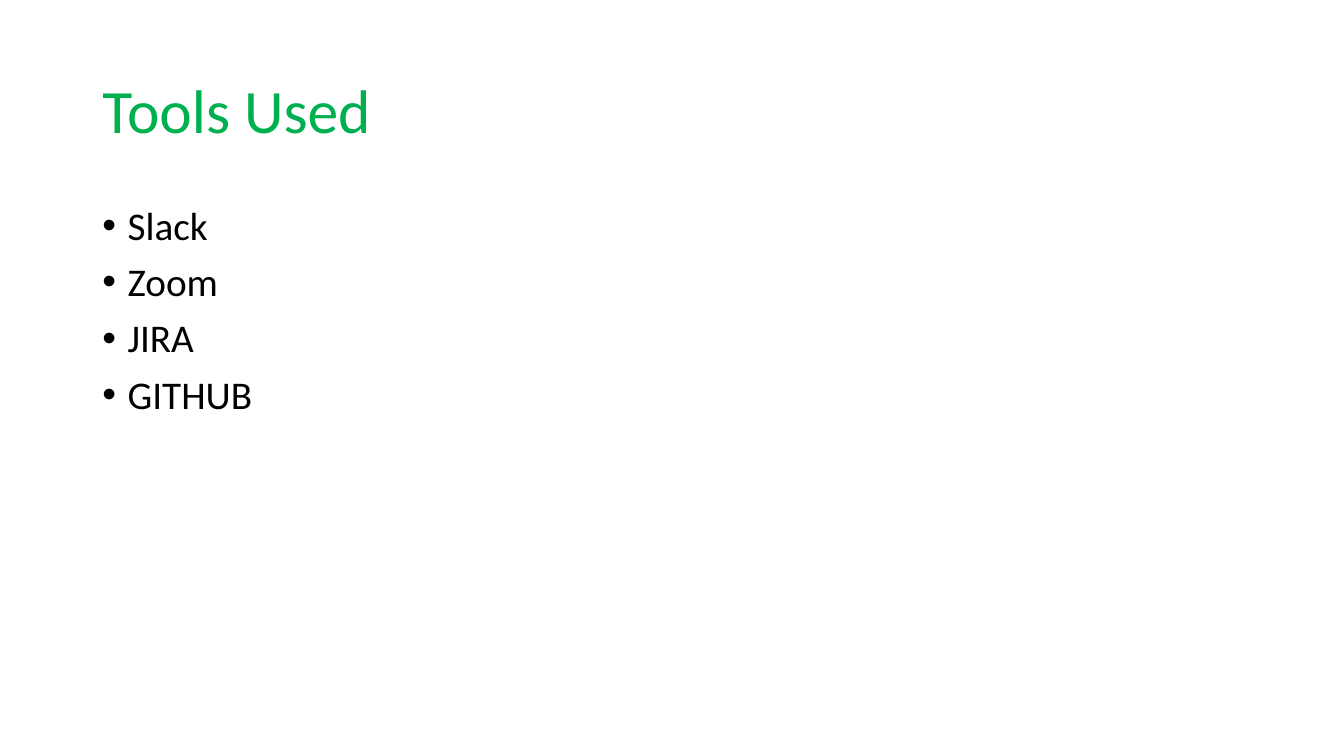
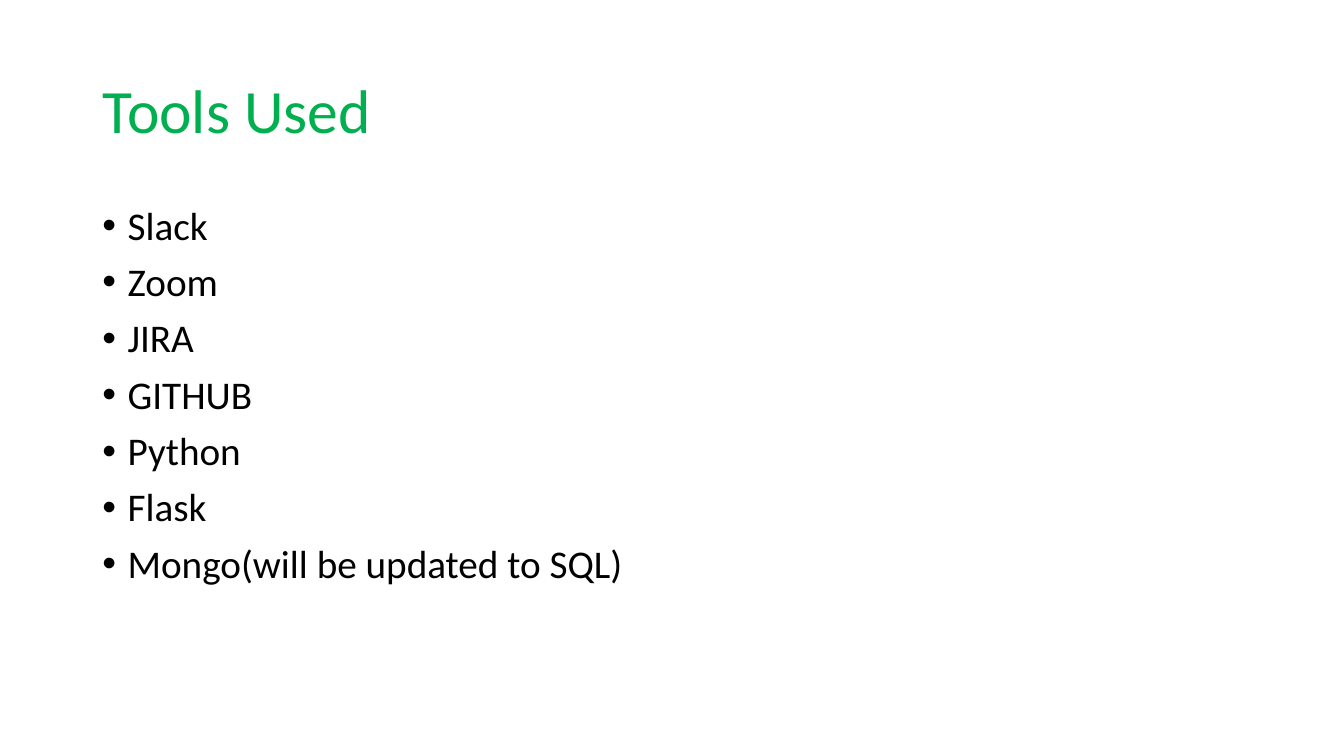
Before and after one commit to DevOps-PM-PGDip-2022-2023/Nausica-s-Global-Green-Initiative, a slide deck: slide 4 of Green Giants.pptx. Drawn at 1344x756 pixels with LibreOffice and Linux fonts; fonts in the diff are those of the drawing. Boxes give left, top, right and bottom in pixels: in the first picture for what was removed or moved away, otherwise in the second. Text is boxed around its words. In the diff, an @@ line names an element or a change of style, - is before the commit and + after.

Commit message:
change to presentation + routes

```diff
--- a/Green Giants.pptx
+++ b/Green Giants.pptx
@@ text at bbox=[128, 437, 623, 585]: paragraphs added @@
+• Python
+• Flask
+• Mongo(will be updated to SQL)
```
Also in this commit, not shown: 2 other files.
